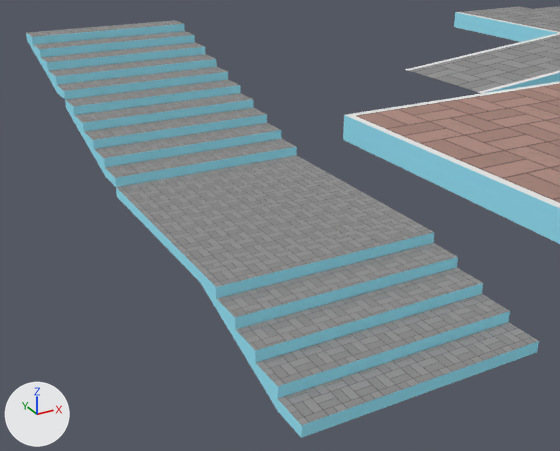
The Blender file Utils/Modelos/Plataforma_Superior_Quiosques.blend, before and after one commit.
Before and after are seen from a 50 mm camera at (-27.79, -8.82, 3.98) aimed at (-22.66, 0.5, -0.67). Arrows for +X, +Y and +Z are at lower left; the lights stay in place.

The first picture shows 'Plataforma superior - quiosques.001', 'StraightStair001'.
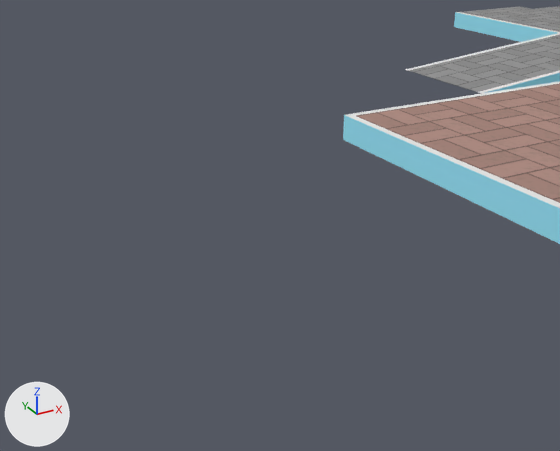
The change, as JSON lines over the scene's bpy script:
```json
{"op": "remove", "block": "ob_straightstair001", "code": ["ob_straightstair001 = bpy.data.objects.new('StraightStair001', me_untitled)", "ob_straightstair001.location = (-23.31, 0.0, 0.0)", "ob_straightstair001.scale = (0.0254, 0.0254, 0.0254)"]}
```

Changed parts and their boxes (x1, y1, x2, y2) in the pictures (560 x 451 px):
```json
{"object": "StraightStair001", "change": "deleted", "before": [26, 20, 539, 438], "faces in mat_pisocinza_001": [27, 20, 538, 425], "faces in mat_paredeazul (cyan #9eebff)": [26, 24, 539, 438]}
```
